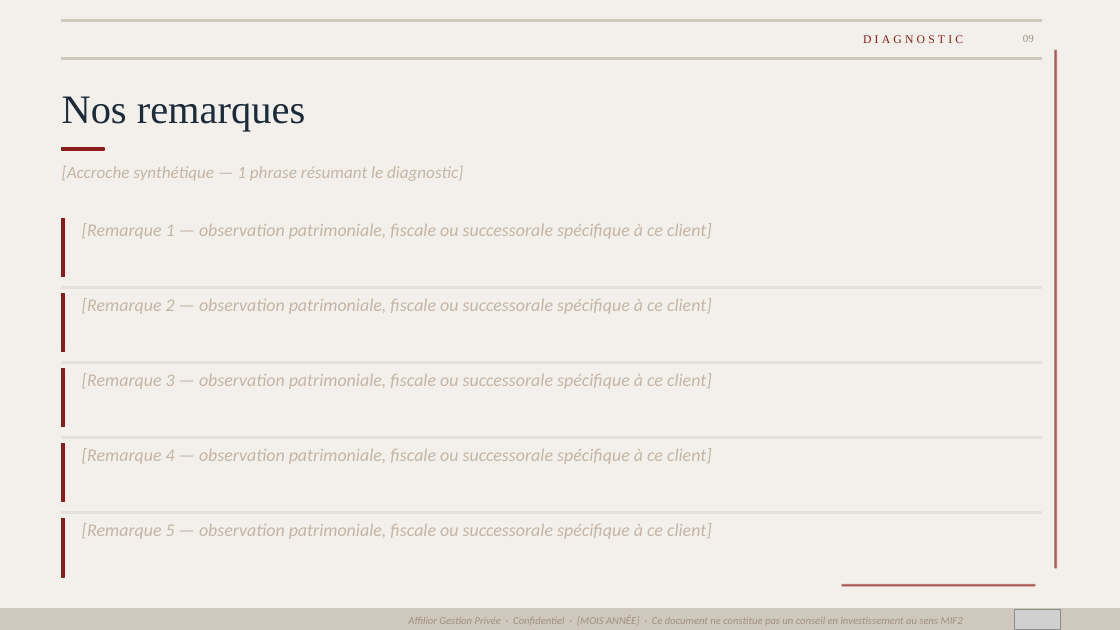
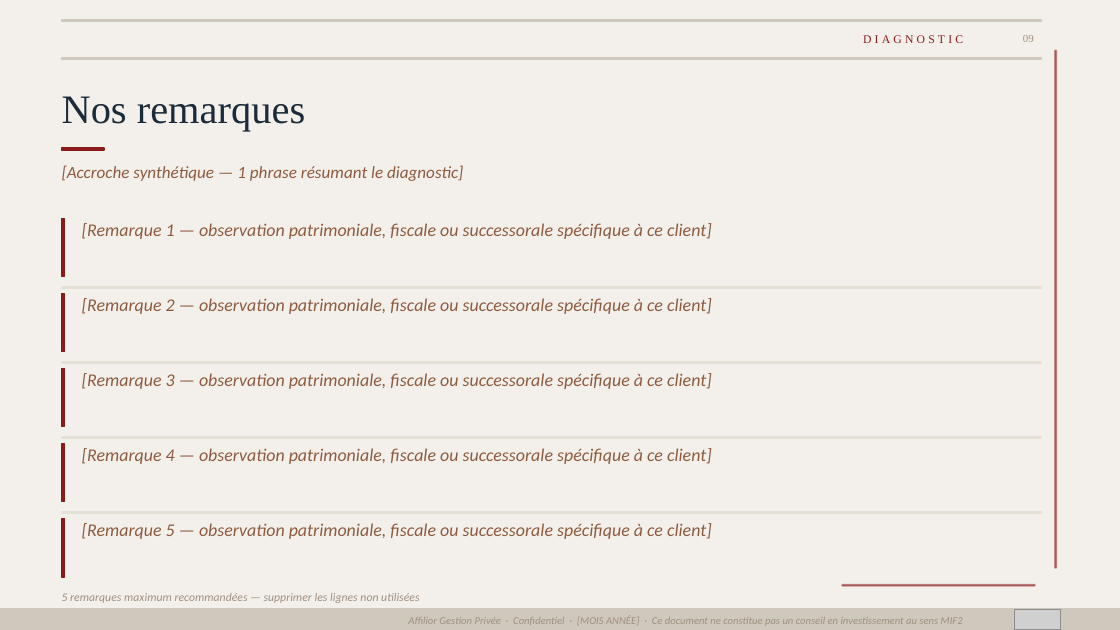
Before and after one commit to fififi1717/mkgt, a slide deck: slide 9 of Cans_Mstr.pptx. Drawn at 1120x630 pixels with LibreOffice and Linux fonts; fonts in the diff are those of the drawing; grey boxes stand for pictures. Boxes give left, top, right and bottom in pixels: in the first picture for what was removed or moved away, otherwise in the second. Text is boxed around its words. In the diff, an @@ line names an element or a change of style, - is before the commit and + after.

```diff
--- a/Cans_Mstr.pptx
+++ b/Cans_Mstr.pptx
@@ text colour #C4B5A5 to #8E5B3F in 6 elements at <box>62,165,463,181</box>, <box>82,223,712,239</box>, <box>82,298,712,314</box>, <box>82,373,712,389</box>, <box>82,448,712,464</box>, <box>82,523,712,539</box> @@
@@ text added at <box>62,593,419,603</box>, 7.5 pt, text #A09080, italic @@
+5 remarques maximum recommandées — supprimer les lignes non utilisées
```
Also in this commit, not shown: 13 other slides changed.
